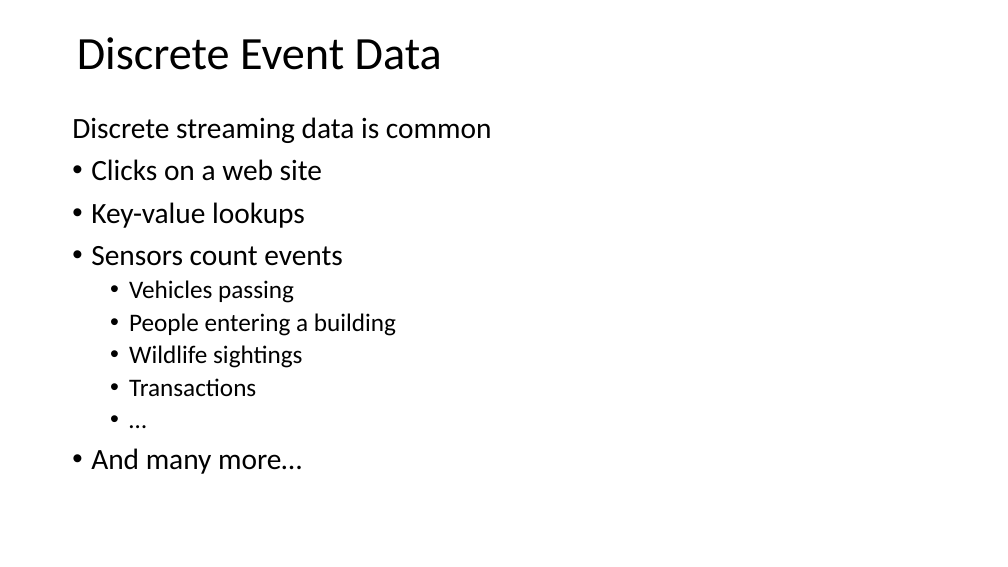
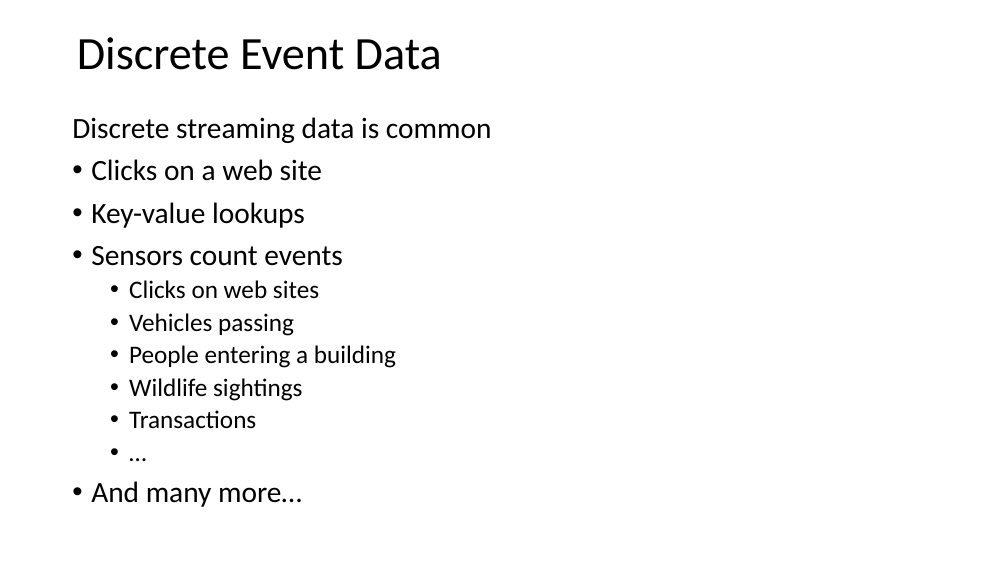
Before and after one commit to StephenElston/CSCI-E-108, a slide deck: slide 24 of slides/3_StreamingAnalytics.pptx. Drawn at 1008x567 pixels with LibreOffice and Linux fonts; fonts in the diff are those of the drawing. Boxes give left, top, right and bottom in pixels: in the first picture for what was removed or moved away, otherwise in the second. Text is boxed around its words. In the diff, an @@ line names an element or a change of style, - is before the commit and + after.

```diff
--- a/slides/3_StreamingAnalytics.pptx
+++ b/slides/3_StreamingAnalytics.pptx
@@ text at bbox=[129, 280, 319, 299]: paragraph added @@
+  • Clicks on web sites
```
Also in this commit, not shown: 2 other slides changed.
